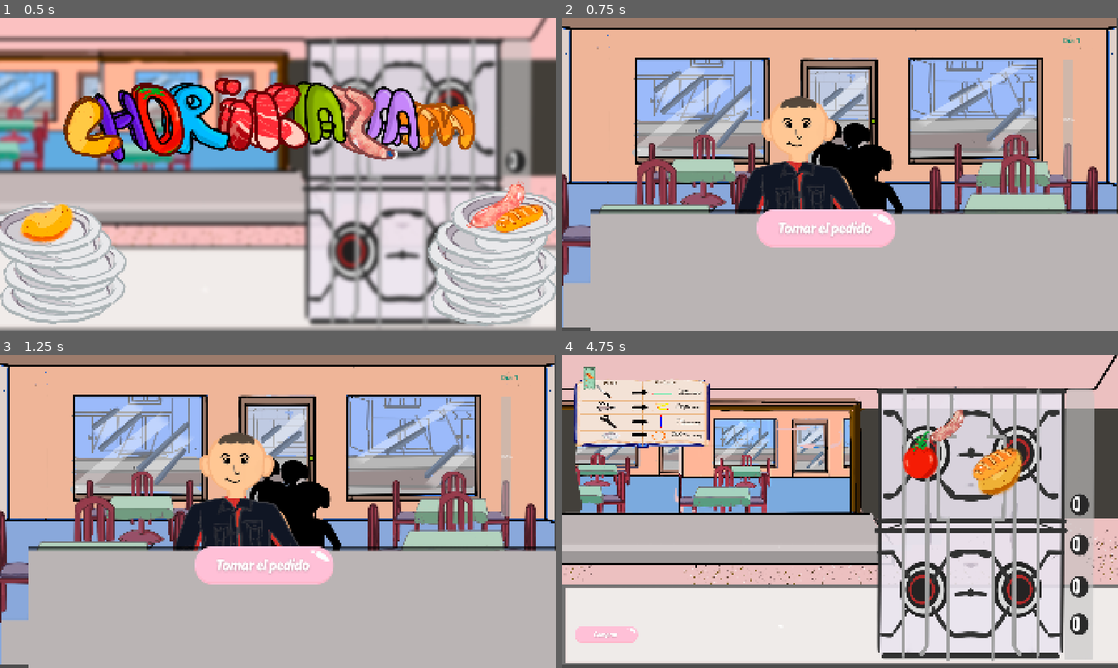
Above: before the commit, frames 1-4 (two rows, left to right).
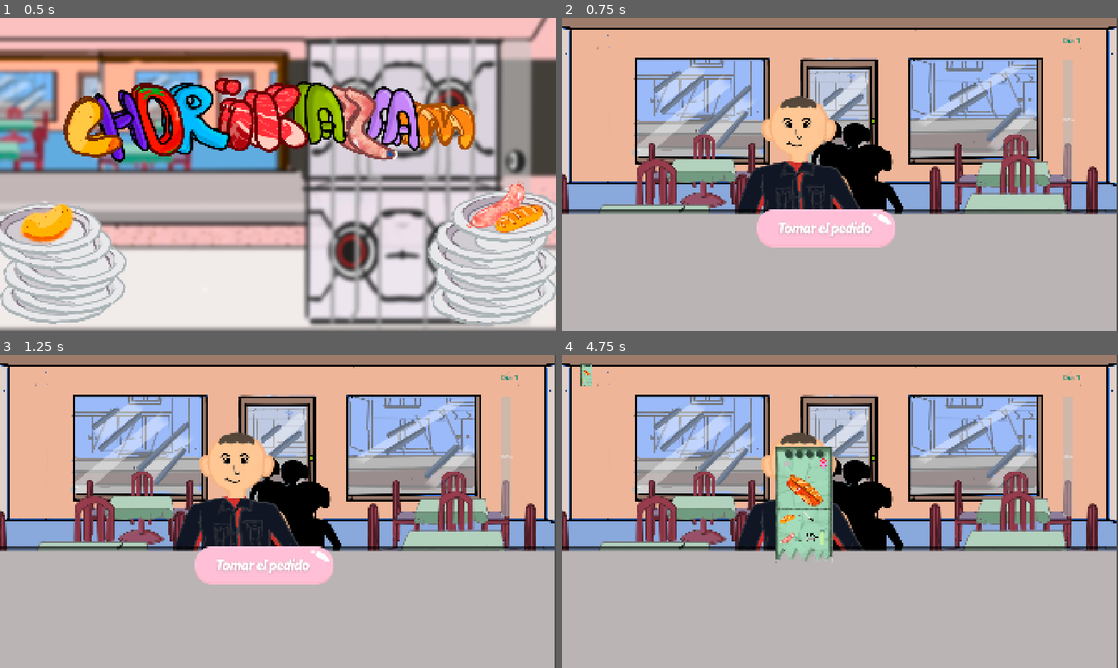
Above: after the commit, the same moments.

Repository: KimHana1/chorikazam
Game: Godot game, scene res://Escenas/control.tscn
Two runs of this game, one before a commit and one after it. Both use one fixed random seed, a clock stepped at 60 frames per second and the inputs below.
Inputs (mouse positions are in pixels of both pictures, inside the frame that each line leads up to; where the layout moved, square brackets give the same spot in the first picture):
- Up to frame 1 (0.5 s): no input
- Up to frame 2 (0.75 s): click (834, 121) at 0.5 s
- Up to frame 3 (1.25 s): no input
- Up to frame 4 (4.75 s): click (828, 583) at 1.25 s; click (934, 426) at 2 s; click (684, 389) at 2.77 s; click (584, 380) [589, 383] at 3.5 s; click (828, 589) at 4.27 s

Frame 1 is identical in both runs. In frame 2, 1.4% of the frame differs, in the area x 0-100%, y 60-100%; in frame 3, 1.4%; in frame 4, 97%, in the area x 0-100%, y 0-100%.

Commit message:
Agregado boton de volver a atencion y sistema de dias

Diff:
--- a/Autoload/GameManager.gd
+++ b/Autoload/GameManager.gd
@@ -1,10 +1,19 @@
 extends Node
+
 var dia_actual := 1
-
 var duracion_dia := 300.0
 var tiempo_restante := 300.0
 
 var clientes_por_dia := 3
+var clientes_restantes := 0
 
 func iniciar_dia():
 	tiempo_restante = duracion_dia
+
+	clientes_restantes = clientes_por_dia + (dia_actual - 1)
+
+	print("Iniciando Día: ", dia_actual, " | Clientes totales hoy: ", clientes_restantes)
+
+func siguiente_dia():
+	dia_actual += 1
+	iniciar_dia()
--- a/Escenas/cliente.tscn
+++ b/Escenas/cliente.tscn
@@ -31,6 +31,10 @@
 metadata/_edit_vertical_guides_ = [201.0]
 metadata/_edit_horizontal_guides_ = [197.0, 397.0, 218.0]
 
+[node name="Sprite2D" type="Sprite2D" parent="." unique_id=231269263]
+z_index = 1
+position = Vector2(558.3333, 106.66669)
+
 [node name="TextureRect" type="TextureRect" parent="." unique_id=279425443]
 offset_left = -316.66666
 offset_top = -493.33334
@@ -39,14 +43,12 @@
 texture = ExtResource("2_mc5ak")
 metadata/_edit_use_anchors_ = true
 
-[node name="Sprite2D" type="Sprite2D" parent="." unique_id=231269263]
-position = Vector2(558.3333, 106.666664)
-
 [node name="mezon" type="TextureRect" parent="." unique_id=616185621]
-offset_left = -215.00018
-offset_top = -2645.999
-offset_right = 1704.9998
-offset_bottom = -739.3323
+z_index = 2
+offset_left = -321.00024
+offset_top = -2645.9988
+offset_right = 1598.9998
+offset_bottom = -739.33203
 scale = Vector2(1, 1.7333338)
 texture = ExtResource("3_yuvmj")
 
@@ -94,6 +96,7 @@
 metadata/_edit_use_anchors_ = true
 
 [node name="ButtonTicket" type="Button" parent="GloboPedido" unique_id=1542396859]
+z_index = 3
 layout_mode = 0
 offset_left = 838.3333
 offset_top = -200.0
@@ -104,6 +107,7 @@
 metadata/_edit_use_anchors_ = true
 
 [node name="ButtonTomarPedido" type="Button" parent="." unique_id=130144349]
+z_index = 2
 offset_left = 263.33334
 offset_top = -36.66667
 offset_right = 409.33334
@@ -119,6 +123,7 @@
 metadata/_edit_use_anchors_ = true
 
 [node name="ButtonCocinar" type="Button" parent="." unique_id=1641141922]
+z_index = 2
 anchors_preset = 6
 anchor_left = 1.0
 anchor_top = 0.5
@@ -145,9 +150,11 @@
 metadata/_edit_use_anchors_ = true
 
 [node name="PlatoPreparado" type="Sprite2D" parent="." unique_id=305827969]
+z_index = 2
 position = Vector2(619.0005, 341.99988)
 
 [node name="CajaRegistradora" type="Sprite2D" parent="." unique_id=1664625237]
+z_index = 2
 position = Vector2(1246.0011, 329.99988)
 
 [node name="CanvasLayer" type="CanvasLayer" parent="." unique_id=1964444807]
--- a/Escenas/cocina.tscn
+++ b/Escenas/cocina.tscn
@@ -13,6 +13,8 @@
 [ext_resource type="Texture2D" uid="uid://bojvum4c5v573" path="res://Sprites/libro/libroDePasos2.png" id="11_2xkeu"]
 [ext_resource type="Texture2D" uid="uid://du4ns11k7t85o" path="res://Sprites/libro/libroDePasos.png" id="12_0obbl"]
 [ext_resource type="Script" uid="uid://d3eq4oo7cqf6w" path="res://Escenas/area_cambio.gd" id="13_0j7s7"]
+[ext_resource type="Texture2D" uid="uid://bdxr4n5uwcyky" path="res://Sprites/botones/flecha come back foward.png" id="14_2xkeu"]
+[ext_resource type="Texture2D" uid="uid://pifcv4qgfqfg" path="res://Sprites/cocinaYTicket/soga.png" id="15_0obbl"]
 
 [sub_resource type="RectangleShape2D" id="RectangleShape2D_jqnxx"]
 
@@ -138,7 +140,7 @@
 flat = true
 
 [node name="Node2D" type="Node2D" parent="." unique_id=471806195]
-position = Vector2(275.0002, 202.00003)
+position = Vector2(233.00018, 799)
 scale = Vector2(0.7200007, 0.6008905)
 script = ExtResource("10_3j4mf")
 
@@ -149,12 +151,42 @@
 texture = ExtResource("12_0obbl")
 
 [node name="AreaCambio" type="Area2D" parent="Node2D" unique_id=846194126]
-position = Vector2(45.833324, -29.95559)
+position = Vector2(-12.499996, 227.99487)
 script = ExtResource("13_0j7s7")
 
 [node name="CollisionShape2D" type="CollisionShape2D" parent="Node2D/AreaCambio" unique_id=1970787023]
 scale = Vector2(24.944445, 10.386069)
 shape = SubResource("RectangleShape2D_3j4mf")
 
+[node name="soga" type="TextureRect" parent="." unique_id=1347590912]
+layout_mode = 0
+offset_top = 309.0
+offset_right = 1920.0
+offset_bottom = 1389.0
+scale = Vector2(0.63999933, -0.24000064)
+texture = ExtResource("15_0obbl")
+
+[node name="BotonAtencion" type="Button" parent="." unique_id=1918147483]
+layout_mode = 0
+offset_left = 48.00004
+offset_top = 21.0
+offset_right = 656.00006
+offset_bottom = 329.0
+scale = Vector2(0.31999958, 0.43999982)
+icon = ExtResource("14_2xkeu")
+flat = true
+
+[node name="BotonAtencion2" type="Button" parent="." unique_id=632629499]
+layout_mode = 0
+offset_left = 48.00004
+offset_top = 21.0
+offset_right = 656.00006
+offset_bottom = 329.0
+scale = Vector2(0.31999958, 0.43999982)
+icon = ExtResource("14_2xkeu")
+flat = true
+
 [connection signal="pressed" from="Botoncompra" to="." method="_on_botoncompra_pressed"]
 [connection signal="input_event" from="Node2D/AreaCambio" to="Node2D/AreaCambio" method="_on_input_event"]
+[connection signal="pressed" from="BotonAtencion" to="." method="_on_boton_atencion_pressed"]
+[connection signal="pressed" from="BotonAtencion2" to="." method="_on_boton_atencion_pressed"]
--- a/Script/cliente.gd
+++ b/Script/cliente.gd
@@ -5,8 +5,6 @@
 @onready var sprite = $Sprite2D
 @onready var boton_tomar_pedido = $ButtonTomarPedido
 @onready var boton_cocinar = $ButtonCocinar
-
-
 
 @onready var globo_pedido = $GloboPedido
 @onready var label_globo = $GloboPedido/LabelPedido
@@ -84,13 +82,13 @@
 
 	iniciar_idle_cliente()
 
+	if GameManager.tiempo_restante <= 0 or GameManager.clientes_restantes <= 0:
+		GameManager.iniciar_dia()
+
 	if PedidoManager.pedido_completado:
 		mostrar_resultado_cliente()
 	else:
 		generar_cliente()
-	GameManager.iniciar_dia()
-
-
 
 func iniciar_idle_cliente():
 	if tween_idle:
@@ -107,6 +105,11 @@
 	tween_idle.tween_property(sprite, "position:y", y_original, 0.8)
 
 func generar_cliente():
+	if GameManager.clientes_restantes <= 0:
+		return
+
+	GameManager.clientes_restantes -= 1
+
 	ticket_abierto = false
 	globo_pedido.visible = false
 	plato_preparado.visible = false
@@ -133,6 +136,9 @@
 	boton_cocinar.visible = false
 
 func mostrar_globo_pedido():
+	if pedido_actual.is_empty() or not pedido_actual.has("nombre"):
+		return
+
 	globo_pedido.visible = true
 	label_globo.text = "Quiero " + pedido_actual["nombre"]
 
@@ -162,6 +168,7 @@
 	ticket_abierto = false
 	globo_pedido.visible = false
 
+	pedido_actual = PedidoManager.pedido_actual
 	cliente_actual = PedidoManager.cliente_actual
 
 	if cliente_actual == "" or not clientes.has(cliente_actual):
@@ -175,8 +182,8 @@
 	sprite.modulate = Color.WHITE
 	sprite.texture = clientes[cliente_actual][resultado]
 
-	if PedidoManager.pedido_actual.has("nombre"):
-		var nombre_plato = PedidoManager.pedido_actual["nombre"]
+	if pedido_actual.has("nombre"):
+		var nombre_plato = pedido_actual["nombre"]
 
 		if comidas_cocinadas.has(nombre_plato):
 			plato_preparado.texture = comidas_cocinadas[nombre_plato]
@@ -208,8 +215,8 @@
 	PedidoManager.resultado_cliente = "normal"
 
 	get_tree().change_scene_to_packed(cocina_scene)
+
 func _process(delta):
-
 	GameManager.tiempo_restante -= delta
 
 	if GameManager.tiempo_restante < 0:
@@ -222,8 +229,8 @@
 
 	if GameManager.tiempo_restante <= 0:
 		finalizar_dia()
+
 func finalizar_dia():
-
 	if dia_finalizado:
 		return
 
--- a/Script/cocina.gd
+++ b/Script/cocina.gd
@@ -1,9 +1,11 @@
 extends Control
 
 @onready var plato = $Plato
+@onready var soga_contenedor = $Soga/HBoxContainer
 
 var ingredientes_en_plato := []
 var escena_comercio = "res://Comercio/comer/EscenasComercio/Comercio.tscn"
+var escena_cliente = "res://Escenas/cliente.tscn"
 
 var pasos_completados = {}
 var listo_para_entregar: bool = false
@@ -83,14 +85,18 @@
 	if ticket_actual != null:
 		return
 
+	if soga_contenedor == null:
+		print("ERROR: No se encontro el contenedor en la soga ($Soga/HBoxContainer)")
+		return
+
+	for child in soga_contenedor.get_children():
+		child.queue_free()
+
 	ticket_actual = ticket_scene.instantiate()
-	get_tree().current_scene.add_child(ticket_actual)
+	soga_contenedor.add_child(ticket_actual)
 
 	if ticket_actual.has_method("cargar_ticket"):
 		ticket_actual.cargar_ticket(PedidoManager.pedido_actual)
-
-	if ticket_actual.has_method("mostrar_mini"):
-		ticket_actual.mostrar_mini()
 
 func verificar_ingrediente(nombre_ingrediente: String, paso: String):
 	nombre_ingrediente = nombre_ingrediente.to_lower()
@@ -179,7 +185,7 @@
 
 		PedidoManager.resultado_cliente = "enojado"
 		PedidoManager.pedido_completado = true
-		get_tree().change_scene_to_file("res://Escenas/cliente.tscn")
+		get_tree().call_deferred("change_scene_to_packed", escena_cliente)
 
 func todos_en_plato() -> bool:
 	var pedido = PedidoManager.pedido_actual
@@ -236,7 +242,7 @@
 	descontar_ingredientes_del_pedido()
 
 	PedidoManager.pedido_completado = true
-	get_tree().change_scene_to_file("res://Escenas/cliente.tscn")
+	get_tree().call_deferred("change_scene_to_packed", escena_cliente)
 
 func obtener_nodo_ingrediente(nombre_ingrediente: String):
 	nombre_ingrediente = nombre_ingrediente.to_lower()
@@ -296,3 +302,6 @@
 
 func _on_botoncompra_pressed() -> void:
 	get_tree().change_scene_to_file(escena_comercio)
+
+func _on_boton_atencion_pressed() -> void:
+	get_tree().change_scene_to_file("res://Escenas/cliente.tscn")
--- a/Script/ticket.gd
+++ b/Script/ticket.gd
@@ -32,14 +32,8 @@
 }
 
 func _ready():
-	ticket_mini.visible = false
+	ticket_mini.visible = true
 	ticket_grande.visible = false
-
-	ticket_mini.position = Vector2(20, 20)
-	ticket_mini.size = Vector2(90, 130)
-
-	ticket_grande.position = Vector2(250, 60)
-	ticket_grande.scale = Vector2(0.5, 0.5)
 
 	ok1.visible = false
 	ok2.visible = false
@@ -82,9 +76,6 @@
 	paciencia_cliente.value = paciencia_actual
 	actualizar_color_barra()
 
-	ticket_grande.visible = true
-	ticket_mini.visible = false
-
 func _process(delta):
 	if paciencia_actual > 0:
 		paciencia_actual -= velocidad_paciencia * delta
@@ -110,18 +101,10 @@
 
 func _on_ticket_mini_pressed():
 	ticket_grande.visible = true
-	ticket_mini.visible = false
 
 func _on_button_cerrar_pressed():
 	ticket_grande.visible = false
-	ticket_mini.visible = true
 	ticket_minimizado.emit()
-
-func mostrar_mini():
-	ticket_grande.visible = false
-	ticket_mini.visible = true
-	ticket_mini.position = Vector2(20, 20)
-	ticket_mini.size = Vector2(90, 130)
 
 func marcar_ok(nombre_ingrediente: String):
 	match nombre_ingrediente:
Binary file added: Sprites/botones/flecha come back foward.png
Not shown, added: Sprites/botones/flecha come back foward.png.import
Binary file added: Sprites/cocinaYTicket/soga.png
Not shown, added: Sprites/cocinaYTicket/soga.png.import
